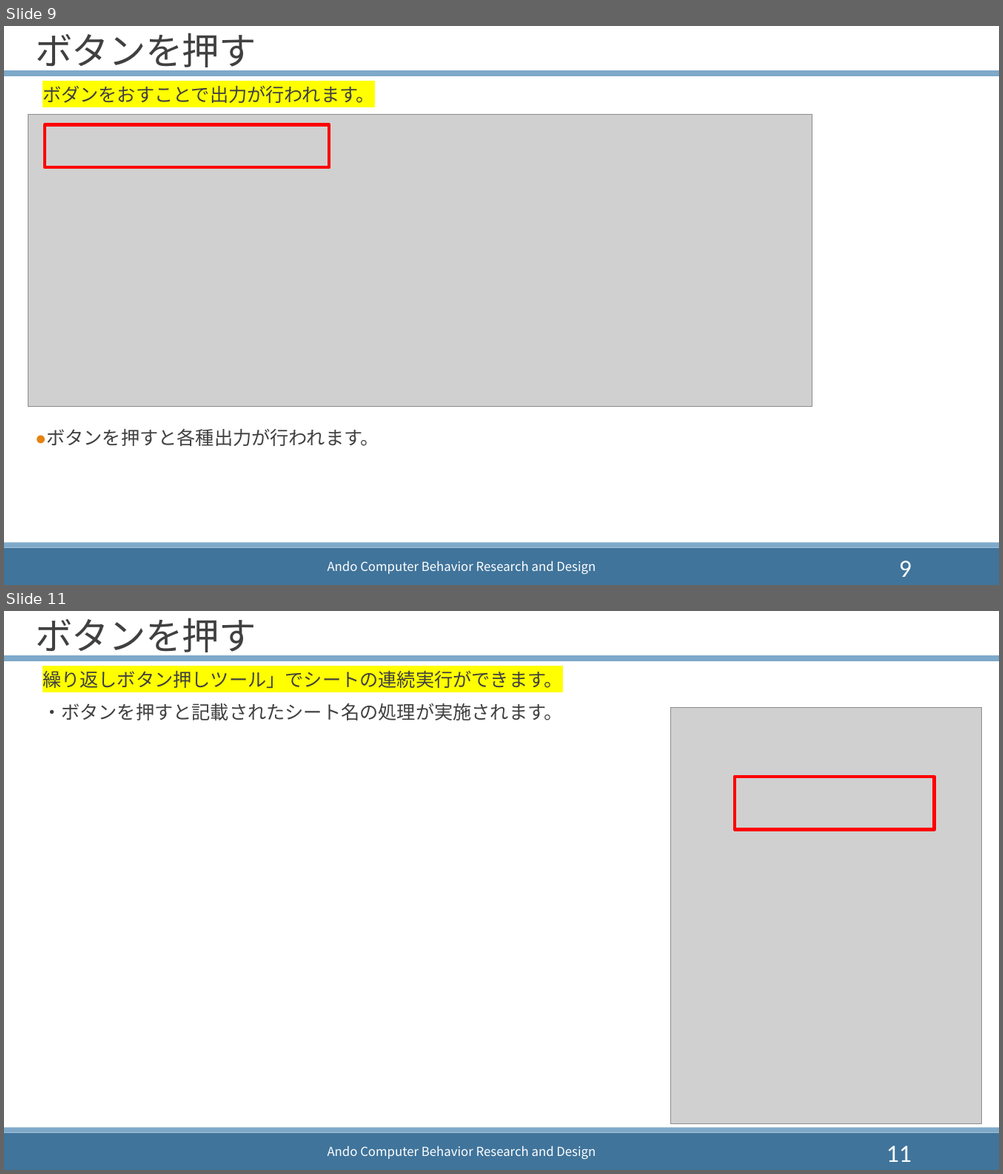
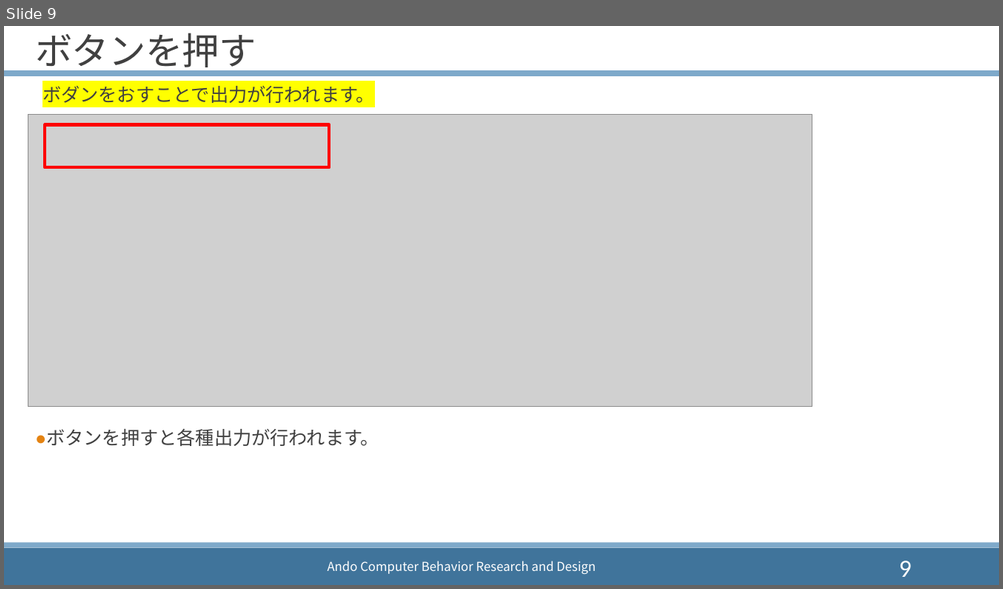
Before and after one commit to Tand0/CreateTableOfContentsExcelUsingSheetNames, a slide deck: doc/readme.pptx. Shown one above the other, each under a label of ours: slides 9 and 11 before the commit, slide 9 after it; the slides between them are not shown. The pictures are 1003x1174 and 1003x589 pixels, drawn with LibreOffice and Linux fonts; fonts in the diff are those of the drawing; grey boxes stand for pictures. Boxes give left, top, right and bottom in pixels: in the first picture for what was removed or moved away, otherwise in the second. Text is boxed around its words. In the diff, an @@ line names an element or a change of style, - is before the commit and + after.

```diff
--- a/doc/readme.pptx
+++ b/doc/readme.pptx
@@ slide 11 removed at box(4, 611, 999, 1170), background #FFFFFF; not listed: 4 template elements that a slide beside it also shows @@
@@ title removed at box(35, 618, 256, 659) @@
-ボタンを押す
@@ text removed at box(42, 671, 563, 688) @@
-  繰り返しボタン押しツール」でシートの連続実行ができます。
@@ text removed at box(42, 703, 563, 721) @@
-  ・ボタンを押すと記載されたシート名の処理が実施されます。
@@ picture removed at box(670, 707, 982, 1125) @@
@@ rectangle removed at box(734, 777, 933, 829) @@
@@ page number removed at box(886, 1146, 911, 1162) @@
-11
```
Also in this commit, not shown: 2 slides changed, 2 slides added.
